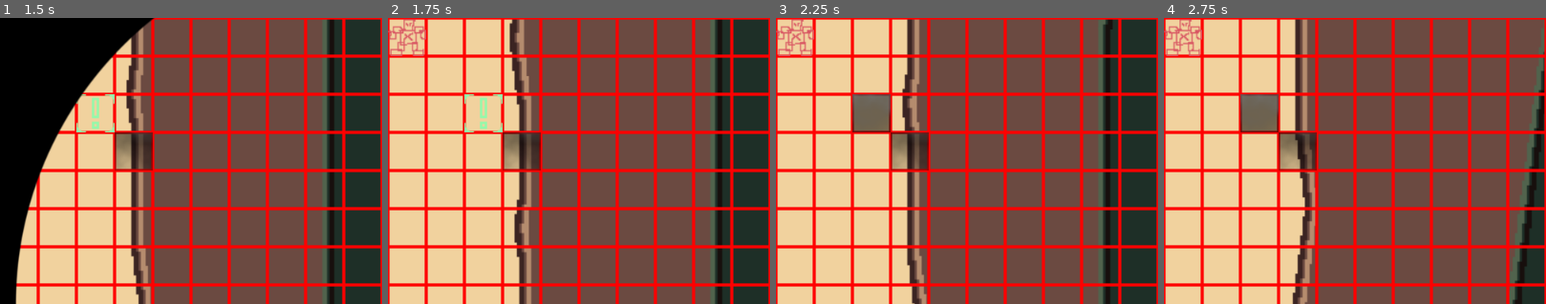
Above: before the commit, frames 1-4 (left to right).
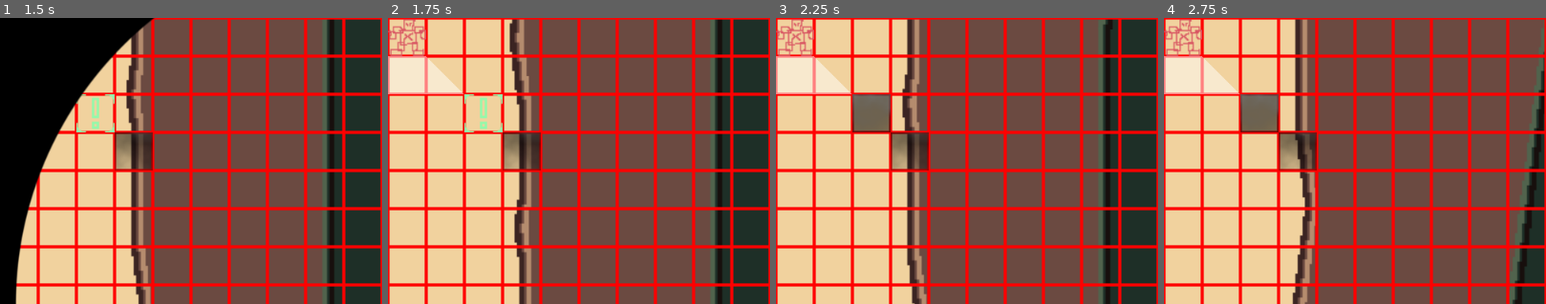
Above: after the commit, the same moments.

Repository: comfy-gamedev/ludum-dare-59
Game: Godot game, scene res://scenes/main_menu/main_menu.tscn
The game is run twice, just before and just after one commit, with the same random seed, the same clock (stepped at 60 frames per second) and the same inputs.
Inputs (mouse positions are % of the whole screen's width and height, from its top left):
- Up to frame 1 (1.5 s): click "Start Game" at 0.5 s; tap Enter at 1.25 s; move the mouse to (72, 45) at 1.27 s; click (72, 45) at 1.42 s
- Up to frame 2 (1.75 s): no input
- Up to frame 3 (2.25 s): click "START TURN" at 2 s
- Up to frame 4 (2.75 s): no input
The pictures show only the part of the screen within x 0-50%, y 0-50%; the shares and areas given below are measured in that part.

Frame 1 is identical in both runs. In frame 2, 2.0% of the frame differs, in the area x 0-20%, y 13-27%; in frame 3, 2.0%; in frame 4, 2.0%.

Commit message:
Preview movement line on mouse move

Diff:
--- a/scenes/main_gameplay/entity_body.gd
+++ b/scenes/main_gameplay/entity_body.gd
@@ -20,6 +20,8 @@
 var state: EntityState = EntityState.DESELECTED
 var max_movement := 2
 var turn_end_previews: Array[Node2D]
+var last_mouse_over_grid: Vector2i = Vector2i(-1, -1)
+var preview_line: Line2D
 
 @onready var plan_line: Line2D = $PlanLine
 @onready var weapon_area = $WeaponArea
@@ -37,6 +39,19 @@
 		var preview_area = preview.get_node("WeaponArea")
 		var dir = get_global_mouse_position() - preview.position
 		preview_area.rotation = atan2(-dir.x, dir.y)
+
+func _unhandled_input(event: InputEvent) -> void:
+	if event is InputEventMouseMotion:
+		if state == EntityState.PLANNING_MOVE:
+			var local_mouse_pos := get_global_mouse_position() - position + battle_grid.CELL_SIZE/2
+			if not preview_line:
+				preview_line = Line2D.new()
+				add_child(preview_line)
+			preview_line.clear_points()
+			preview_line.add_point(Vector2.ZERO)
+			preview_line.add_point(Vector2(floor(local_mouse_pos.x/32), floor(local_mouse_pos.y/32)) * battle_grid.CELL_SIZE)
+		elif preview_line:
+			preview_line.clear_points()
 
 func execute_turn_async() -> void:
 	while not orders.is_empty() and orders[0].can_perform(self):
--- a/scenes/main_gameplay/mechs/sword_mech.tscn
+++ b/scenes/main_gameplay/mechs/sword_mech.tscn
@@ -6,13 +6,15 @@
 radius = 5.0
 
 [node name="SwordMech" unique_id=1038994791 instance=ExtResource("1_m5msg")]
-ability_path = "uid://dsj1p2jcifds5"
 
 [node name="CollisionShape2D" parent="SelfArea2D" parent_id_path=PackedInt32Array(1621842412) index="0" unique_id=1772352252]
 shape = SubResource("CircleShape2D_m5msg")
 
-[node name="Polygon2D" parent="WeaponArea" parent_id_path=PackedInt32Array(1856779226) index="0" unique_id=540347352]
+[node name="WeaponArea" parent="." index="3" unique_id=1856779226]
+visible = true
+
+[node name="Polygon2D" parent="WeaponArea" index="0" unique_id=540347352]
 polygon = PackedVector2Array(16, 16, 48, 48, -48, 48, -16, 16)
 
 [node name="CollisionPolygon2D" parent="WeaponArea/Area2D" parent_id_path=PackedInt32Array(989688549) index="0" unique_id=2063845099]
-polygon = PackedVector2Array(40, 24, 40, 40, -40, 40, -40, 24)
+polygon = PackedVector2Array(24, 24, 32, 32, -32, 32, -24, 24)
